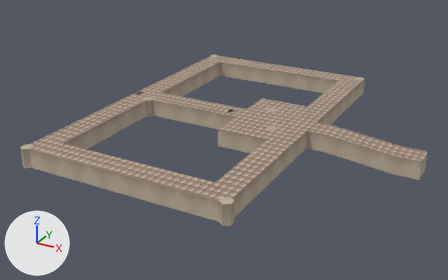
Renders of the Blender file Sourcefiles/Level/Office.blend from each side of a commit.
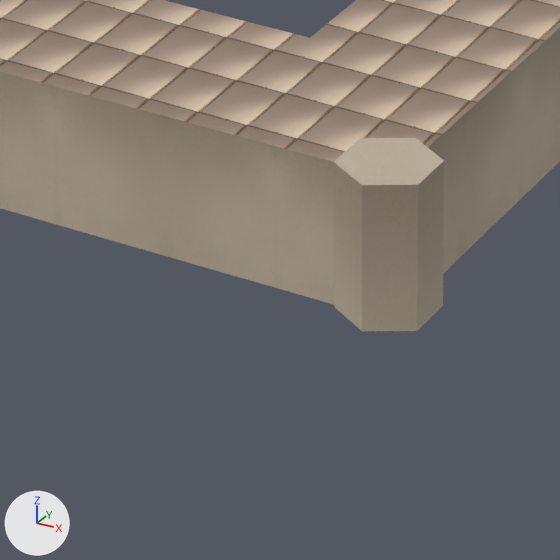
Each version appears first whole from a camera (50 mm lens) standing at (15.0, -86.4, 41.7) and looking at (-30.4, -3.8, 0.5), and next in a close-up on the part from 38% to 56% of the width and 63% to 93% of the height. Every picture has the same lights, and +X, +Y and +Z are marked at lower left. The first two pictures are the older version.

Before the edit, the objects in view are built like this:
```python
me_cube = bpy.data.meshes.new('Cube')
me_cube.from_pydata(...)  # 78 vertices, 60 faces; spans x -50.7..1.0, y -14.0..14.0, z 0.0..2.8
# faces by material slot: [38, 22]
me_cube.materials.append(mat_walls)  # picture img_wall_jpg
me_cube.materials.append(mat_floor)  # picture img_floorpattern_jpg
me_cube_001 = bpy.data.meshes.new('Cube.001')
me_cube_001.from_pydata(...)  # 50 vertices, 24 faces; spans x -50.7..1.0, y -14.0..14.0, z 2.0..2.8
me_cube_001.materials.append(mat_ceiling)  # picture img_ceilingpattern_jpg
me_cylinder_002 = bpy.data.meshes.new('Cylinder.002')
me_cylinder_002.from_pydata(...)  # a 6-sided cylinder along z spanning x -0.87..0.87, y -1.0..1.0, z -0.01..1.99
me_cylinder_002.materials.append(mat_pilar)  # picture img_wall_jpg
ob_ceiling = bpy.data.objects.new('Ceiling', me_cube_001)
ob_ceiling.location = (0.0, 0.0, 0.0)
ob_ceiling.scale = (1.0, 2.0, 1.5)
ob_cube = bpy.data.objects.new('Cube', me_cube)
ob_cube.location = (0.0, 0.0, 0.0)
ob_cube.scale = (1.0, 2.0, 1.5)
ob_pilar = bpy.data.objects.new('Pilar', me_cylinder_002)
ob_pilar.location = (-17.01, -27.55, 1.24)
ob_pilar.scale = (1.0, 1.0, 1.52)
```
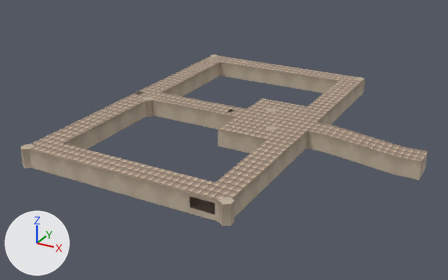
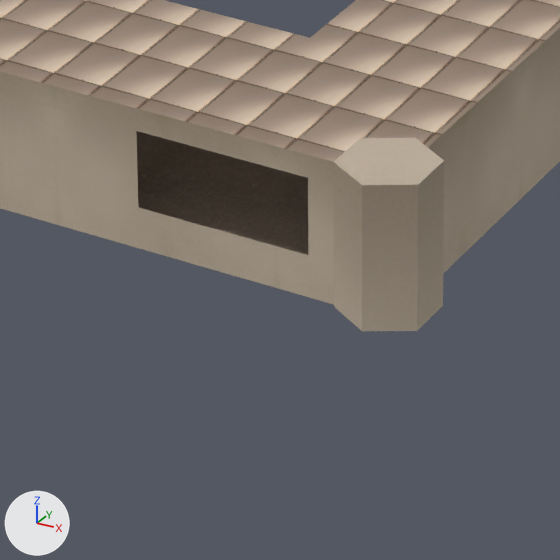
Edits to the bpy script that builds the scene:
```text
Add me_cube_006:
    me_cube_006.from_pydata(...)  # a box spanning x -1.0..1.0, y -1.0..1.0, z -1.0..1.0
Change ob_cube:
    add _m = ob_cube.modifiers.new('Boolean', 'BOOLEAN')
    add _m.object = ob_cube_001
Add ob_cube_001:
    ob_cube_001 = bpy.data.objects.new('Cube.001', me_cube_006)
    ob_cube_001.location = (-20.27, -28.03, 2.942)
    ob_cube_001.scale = (1.83, 1.29, 0.813)
    ob_cube_001.hide_set(True)
```

Location of each change, (x1, y1, x2, y2) in pixels of the close-ups (560 x 560 px):
'Cube', modifiers changed
    both: (0, 28, 560, 304)
